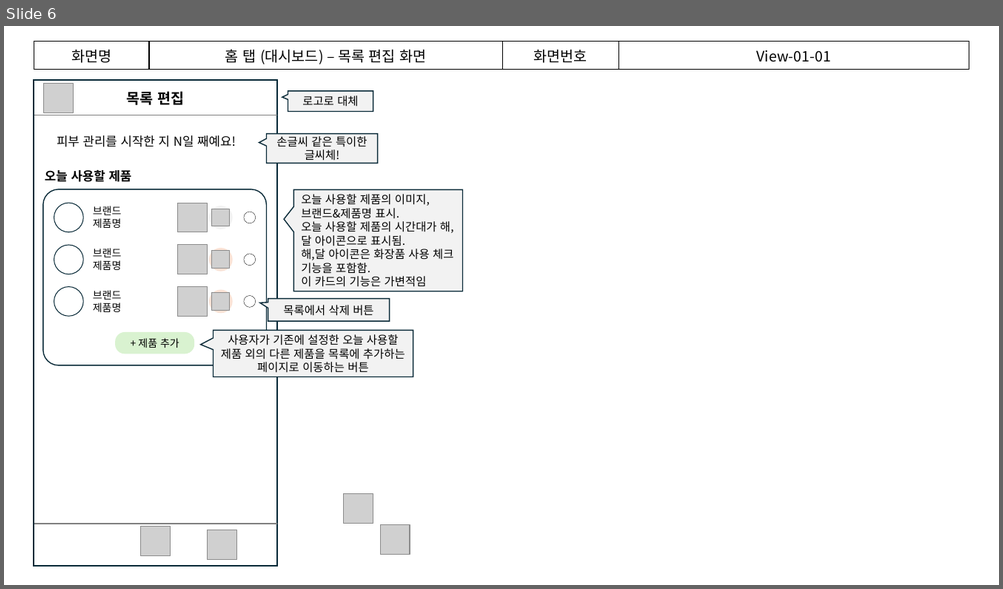
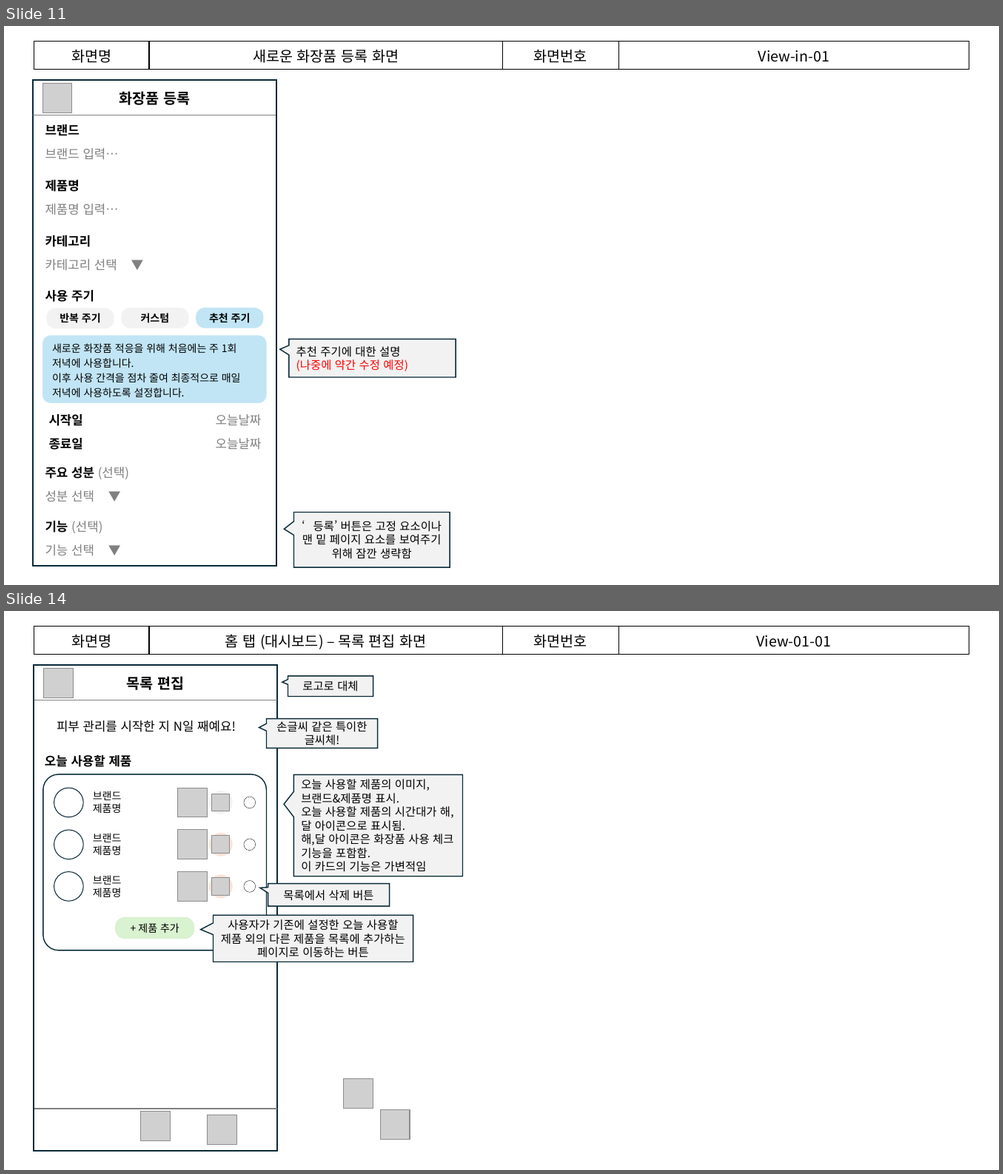
Before and after one commit to joo-hyejin/app_study, a slide deck: 기획서 - 프로토타입.pptx. Shown one above the other, each under a label of ours: slide 6 before the commit, slides 11 and 14 after it; the slides between them are not shown. The pictures are 1003x589 and 1003x1174 pixels, drawn with LibreOffice and Linux fonts; fonts in the diff are those of the drawing; grey boxes stand for pictures; background and template pictures are left out. Boxes give left, top, right and bottom in pixels: in the first picture for what was removed or moved away, otherwise in the second. Text is boxed around its words. In the diff, an @@ line names an element or a change of style, - is before the commit and + after.

```diff
--- a/기획서 - 프로토타입.pptx
+++ b/기획서 - 프로토타입.pptx
@@ slide 11 added at box(4, 26, 999, 585), background #FFFFFF @@
@@ table added at box(34, 41, 969, 68), 1 rows, 4 columns @@
+화면명 | 새로운 화장품 등록 화면 | 화면번호 | View-in-01
@@ rectangle added at box(33, 80, 276, 566), outline #092A39 1.5 pt @@
@@ picture added at box(42, 84, 72, 113) @@
@@ text added at box(119, 91, 190, 105), 14 pt, text #000000, bold @@
+화장품 등록
@@ line added from (33, 115) to (276, 115), #808080 0.25 pt @@
@@ text added at box(45, 124, 79, 136), 12 pt, text #000000, bold @@
+브랜드
@@ text added at box(45, 148, 119, 160), 12 pt, text #808080 @@
+브랜드 입력…
@@ text added at box(45, 180, 79, 192), 12 pt, text #000000, bold @@
+제품명
@@ text added at box(45, 204, 119, 215), 12 pt, text #808080 @@
+제품명 입력…
@@ text added at box(45, 235, 91, 247), 12 pt, text #000000, bold @@
+카테고리
@@ text added at box(45, 259, 117, 271), 12 pt, text #808080 @@
+카테고리 선택 ▼
@@ text added at box(45, 290, 94, 302), 12 pt, text #000000, bold @@
+사용 주기
@@ rounded rectangle added at box(46, 308, 114, 329), fill #F2F2F2, 10 pt, text #000000, bold @@
+반복 주기
@@ rounded rectangle added at box(121, 308, 189, 329), fill #F2F2F2, 10 pt, text #000000, bold @@
+커스텀
@@ rounded rectangle added at box(196, 308, 264, 329), fill #C1E5F5, 10 pt, text #000000, bold @@
+추천 주기
@@ rounded rectangle added at box(42, 335, 267, 403), fill #C1E5F5, 10 pt, text #000000 @@
+새로운 화장품 적응을 위해 처음에는 주 1회 저녁에 사용합니다.
+이후 사용 간격을 점차 줄여 최종적으로 매일 저녁에 사용하도록 설정합니다.
@@ speech box added at box(289, 339, 455, 378), fill #F2F2F2, outline #092A39 1 pt, 11 pt, text #FF0000 @@
+추천 주기에 대한 설명
+(나중에 약간 수정 예정)
@@ text added at box(49, 414, 262, 426), 12 pt, text #808080 @@
+시작일 오늘날짜
@@ text added at box(49, 438, 262, 450), 12 pt, text #808080 @@
+종료일 오늘날짜
@@ text added at box(45, 467, 129, 480), 12 pt, text #000000, bold @@
+주요 성분 (선택)
@@ text added at box(45, 491, 94, 502), 12 pt, text #808080 @@
+성분 선택 ▼
@@ speech box added at box(293, 512, 449, 568), fill #F2F2F2, outline #092A39 1 pt, 11 pt, text #000000 @@
+‘등록’ 버튼은 고정 요소이나 맨 밑 페이지 요소를 보여주기 위해 잠깐 생략함
@@ text added at box(45, 521, 102, 534), 12 pt, text #808080 @@
+기능 (선택)
@@ text added at box(45, 545, 94, 556), 12 pt, text #808080 @@
+기능 선택 ▼
@@ what was slide 6 is now slide 14 @@
```
Also in this commit, not shown: 2 slides changed, 7 other slides added, 1 other file.
